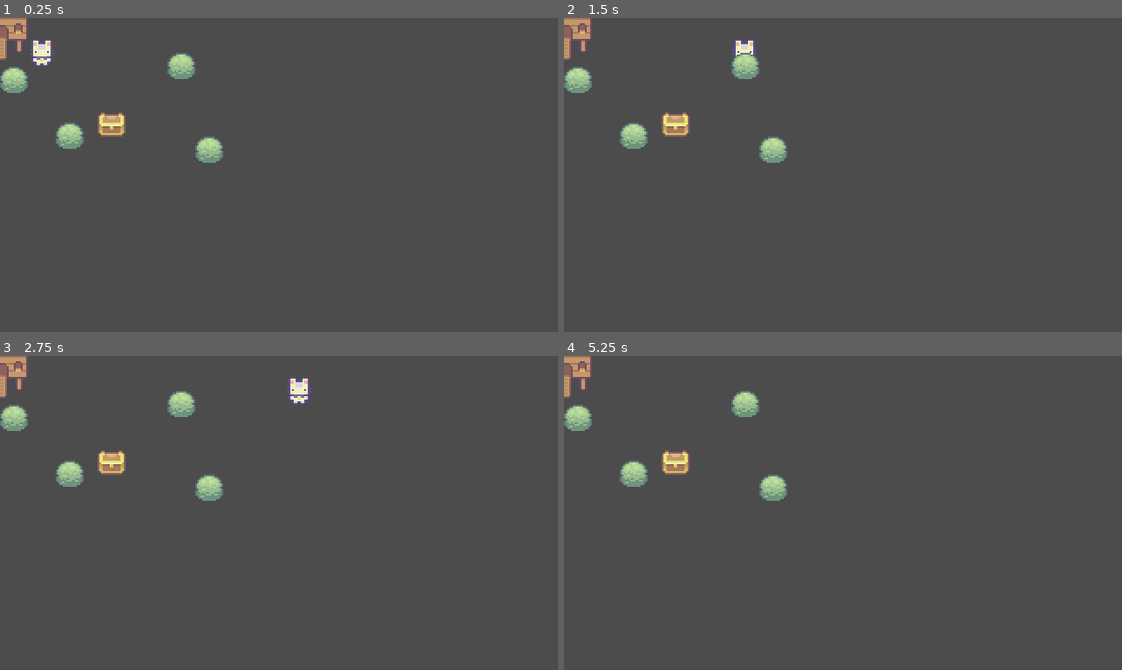
Above: before the commit, frames 1-4 (two rows, left to right).
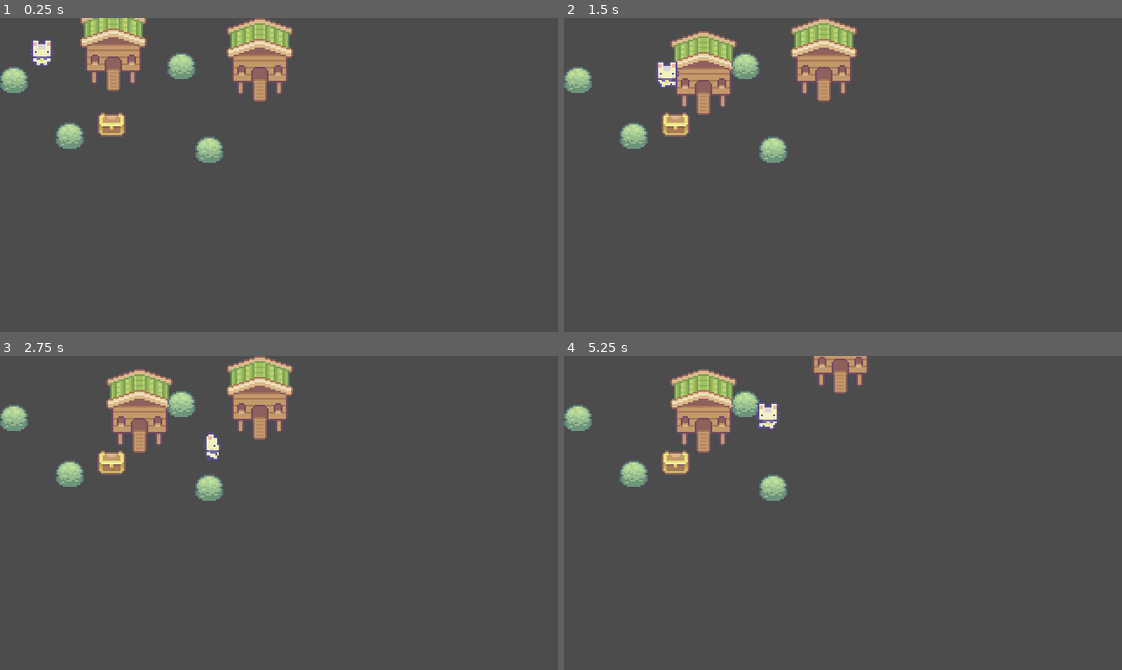
Above: after the commit, the same moments.

Repository: Women-in-Computing-at-RIT/WiC_Projects_RPG
Game: Godot game, scene res://World.tscn
Same seed, same stepped clock (60 frames per second), same inputs: the game is played once before the commit and once after it.
Inputs:
- Up to frame 1 (0.25 s): no input
- Up to frame 2 (1.5 s): tap Enter at 0.5 s; hold Right (ui_right) 0.53-1.28 s; hold Down (ui_down) from 1.28 s (still down)
- Up to frame 3 (2.75 s): release Down (ui_down) at 2.03 s; hold Right (ui_right) from 2.03 s (still down)
- Up to frame 4 (5.25 s): release Right (ui_right) at 2.78 s; hold Up (ui_up) 2.78-3.53 s; hold Left (ui_left) 3.53-5.03 s; tap Space at 4.25 s; tap Enter at 5 s; hold Down (ui_down) from 5.03 s (still down)

The runs differ from the first frame. In frame 1, 4.9% of the frame differs, in the area x 0-53%, y 0-27%; in frame 2, 5.5%; in frame 3, 5.5%, in the area x 0-56%, y 0-34%; in frame 4, 3.9%.

Commit message:
Basic Animations

Diff:
--- /dev/null
+++ b/Box/Chicken_house.gd
@@ -0,0 +1,5 @@
+extends KinematicBody2D
+class_name Moveable
+
+func push(velocity: Vector2) -> void:
+	move_and_slide(velocity, Vector2())
--- /dev/null
+++ b/Box/Chicken_house.tscn
@@ -0,0 +1,17 @@
+[gd_scene load_steps=4 format=2]
+
+[ext_resource path="res://Sprites/Objects/Free_Chicken_House.png" type="Texture" id=1]
+[ext_resource path="res://Box/Chicken_house.gd" type="Script" id=2]
+
+[sub_resource type="RectangleShape2D" id=1]
+extents = Vector2( 16, 10 )
+
+[node name="Chicken_house" type="KinematicBody2D"]
+script = ExtResource( 2 )
+
+[node name="Sprite" type="Sprite" parent="."]
+texture = ExtResource( 1 )
+
+[node name="CollisionShape2D" type="CollisionShape2D" parent="."]
+position = Vector2( 0, 10 )
+shape = SubResource( 1 )
--- a/Player/Player.gd
+++ b/Player/Player.gd
@@ -7,6 +7,11 @@
 # For Blocks
 const PUSH_SPEED = 20
 const BLOCK_MAX_VELOCITY = 50
+
+# For animating the player
+onready var animationPlayer = $AnimationPlayer
+onready var animationTree = $AnimationTree
+onready var animationState = animationTree.get("parameters/playback")
 
 var velocity = Vector2.ZERO
 
@@ -18,8 +23,13 @@
 	input_vector = input_vector.normalized()
 
 	if input_vector != Vector2.ZERO:
+		print(input_vector)
+		animationTree.set("parameters/Idle/blend_position", input_vector)
+		animationTree.set("parameters/Run/blend_position", input_vector)
+		animationState.travel("Run")
 		velocity = velocity.move_toward(input_vector * MAX_SPEED, ACCELERATION * delta) # accounts for frame rate
 	else:
+		animationState.travel("Idle")
 		velocity = velocity.move_toward(Vector2.ZERO, FRICTION * delta) # accounts for frame rate
 
 	if get_slide_count() > 0: # Handle block collisions
@@ -31,6 +41,6 @@
 	# print(velocity.x, velocity.y)
 	if abs(velocity.x) + abs(velocity.y) > BLOCK_MAX_VELOCITY:
 		return
-	var box = get_slide_collision(0).collider as Box
+	var box = get_slide_collision(0).collider as Moveable
 	if box:
 		box.push(PUSH_SPEED * velocity)
--- a/Player/Player.tscn
+++ b/Player/Player.tscn
@@ -1,10 +1,212 @@
-[gd_scene load_steps=4 format=2]
+[gd_scene load_steps=27 format=2]
 
 [ext_resource path="res://Player/Player.gd" type="Script" id=1]
 [ext_resource path="res://Sprites/Characters/Basic Charakter Spritesheet.png" type="Texture" id=2]
 
 [sub_resource type="RectangleShape2D" id=3]
 extents = Vector2( 4, 5 )
+
+[sub_resource type="Animation" id=9]
+resource_name = "Idle Down"
+length = 0.2
+loop = true
+tracks/0/type = "value"
+tracks/0/path = NodePath("Sprite:frame")
+tracks/0/interp = 1
+tracks/0/loop_wrap = true
+tracks/0/imported = false
+tracks/0/enabled = true
+tracks/0/keys = {
+"times": PoolRealArray( 0, 0.1 ),
+"transitions": PoolRealArray( 1, 1 ),
+"update": 1,
+"values": [ 0, 1 ]
+}
+
+[sub_resource type="Animation" id=10]
+resource_name = "Idle Left"
+length = 0.2
+loop = true
+tracks/0/type = "value"
+tracks/0/path = NodePath("Sprite:frame")
+tracks/0/interp = 1
+tracks/0/loop_wrap = true
+tracks/0/imported = false
+tracks/0/enabled = true
+tracks/0/keys = {
+"times": PoolRealArray( 0, 0.1 ),
+"transitions": PoolRealArray( 1, 1 ),
+"update": 1,
+"values": [ 8, 9 ]
+}
+
+[sub_resource type="Animation" id=12]
+resource_name = "Idle Right"
+length = 0.2
+loop = true
+tracks/0/type = "value"
+tracks/0/path = NodePath("Sprite:frame")
+tracks/0/interp = 1
+tracks/0/loop_wrap = true
+tracks/0/imported = false
+tracks/0/enabled = true
+tracks/0/keys = {
+"times": PoolRealArray( 0, 0.1 ),
+"transitions": PoolRealArray( 1, 1 ),
+"update": 1,
+"values": [ 12, 13 ]
+}
+
+[sub_resource type="Animation" id=11]
+resource_name = "Idle Up"
+length = 0.2
+loop = true
+tracks/0/type = "value"
+tracks/0/path = NodePath("Sprite:frame")
+tracks/0/interp = 1
+tracks/0/loop_wrap = true
+tracks/0/imported = false
+tracks/0/enabled = true
+tracks/0/keys = {
+"times": PoolRealArray( 0, 0.1 ),
+"transitions": PoolRealArray( 1, 1 ),
+"update": 1,
+"values": [ 4, 5 ]
+}
+
+[sub_resource type="Animation" id=4]
+length = 0.001
+
+[sub_resource type="Animation" id=5]
+resource_name = "Run Down"
+length = 0.3
+loop = true
+tracks/0/type = "value"
+tracks/0/path = NodePath("Sprite:frame")
+tracks/0/interp = 1
+tracks/0/loop_wrap = true
+tracks/0/imported = false
+tracks/0/enabled = true
+tracks/0/keys = {
+"times": PoolRealArray( 0, 0.1, 0.2 ),
+"transitions": PoolRealArray( 1, 1, 1 ),
+"update": 1,
+"values": [ 2, 3, 0 ]
+}
+
+[sub_resource type="Animation" id=7]
+resource_name = "Run Left"
+length = 0.3
+loop = true
+tracks/0/type = "value"
+tracks/0/path = NodePath("Sprite:frame")
+tracks/0/interp = 1
+tracks/0/loop_wrap = true
+tracks/0/imported = false
+tracks/0/enabled = true
+tracks/0/keys = {
+"times": PoolRealArray( 0, 0.1, 0.2 ),
+"transitions": PoolRealArray( 1, 1, 1 ),
+"update": 1,
+"values": [ 10, 11, 8 ]
+}
+
+[sub_resource type="Animation" id=6]
+resource_name = "Run Right"
+length = 0.3
+loop = true
+tracks/0/type = "value"
+tracks/0/path = NodePath("Sprite:frame")
+tracks/0/interp = 1
+tracks/0/loop_wrap = true
+tracks/0/imported = false
+tracks/0/enabled = true
+tracks/0/keys = {
+"times": PoolRealArray( 0, 0.1, 0.2 ),
+"transitions": PoolRealArray( 1, 1, 1 ),
+"update": 1,
+"values": [ 14, 15, 12 ]
+}
+
+[sub_resource type="Animation" id=8]
+resource_name = "Run Up"
+length = 0.3
+loop = true
+tracks/0/type = "value"
+tracks/0/path = NodePath("Sprite:frame")
+tracks/0/interp = 1
+tracks/0/loop_wrap = true
+tracks/0/imported = false
+tracks/0/enabled = true
+tracks/0/keys = {
+"times": PoolRealArray( 0, 0.1, 0.2 ),
+"transitions": PoolRealArray( 1, 1, 1 ),
+"update": 1,
+"values": [ 6, 7, 4 ]
+}
+
+[sub_resource type="AnimationNodeAnimation" id=13]
+animation = "Idle Left"
+
+[sub_resource type="AnimationNodeAnimation" id=14]
+animation = "Idle Down"
+
+[sub_resource type="AnimationNodeAnimation" id=15]
+animation = "Idle Right"
+
+[sub_resource type="AnimationNodeAnimation" id=16]
+animation = "Idle Up"
+
+[sub_resource type="AnimationNodeBlendSpace2D" id=17]
+blend_point_0/node = SubResource( 13 )
+blend_point_0/pos = Vector2( -1, 0 )
+blend_point_1/node = SubResource( 14 )
+blend_point_1/pos = Vector2( 0, 1.1 )
+blend_point_2/node = SubResource( 15 )
+blend_point_2/pos = Vector2( 1, 0 )
+blend_point_3/node = SubResource( 16 )
+blend_point_3/pos = Vector2( 0, -1.1 )
+min_space = Vector2( -1, -1.1 )
+max_space = Vector2( 1, 1.1 )
+blend_mode = 1
+
+[sub_resource type="AnimationNodeAnimation" id=22]
+animation = "Run Left"
+
+[sub_resource type="AnimationNodeAnimation" id=23]
+animation = "Run Down"
+
+[sub_resource type="AnimationNodeAnimation" id=24]
+animation = "Run Right"
+
+[sub_resource type="AnimationNodeAnimation" id=25]
+animation = "Run Up"
+
+[sub_resource type="AnimationNodeBlendSpace2D" id=21]
+blend_point_0/node = SubResource( 22 )
+blend_point_0/pos = Vector2( -1, 0 )
+blend_point_1/node = SubResource( 23 )
+blend_point_1/pos = Vector2( 0, 1 )
+blend_point_2/node = SubResource( 24 )
+blend_point_2/pos = Vector2( 1, 0 )
+blend_point_3/node = SubResource( 25 )
+blend_point_3/pos = Vector2( 0, -1.1 )
+min_space = Vector2( -1, -1.1 )
+max_space = Vector2( 1, 1.1 )
+
+[sub_resource type="AnimationNodeStateMachineTransition" id=26]
+
+[sub_resource type="AnimationNodeStateMachineTransition" id=27]
+
+[sub_resource type="AnimationNodeStateMachine" id=18]
+states/Idle/node = SubResource( 17 )
+states/Idle/position = Vector2( 237, 55 )
+states/Run/node = SubResource( 21 )
+states/Run/position = Vector2( 382, 55 )
+transitions = [ "Idle", "Run", SubResource( 26 ), "Run", "Idle", SubResource( 27 ) ]
+start_node = "Idle"
+
+[sub_resource type="AnimationNodeStateMachinePlayback" id=19]
 
 [node name="Player" type="KinematicBody2D"]
 script = ExtResource( 1 )
@@ -14,7 +216,27 @@
 texture = ExtResource( 2 )
 hframes = 4
 vframes = 4
+frame = 8
 
 [node name="CollisionShape2D" type="CollisionShape2D" parent="."]
 rotation = -1.5708
 shape = SubResource( 3 )
+
+[node name="AnimationPlayer" type="AnimationPlayer" parent="."]
+"anims/Idle Down" = SubResource( 9 )
+"anims/Idle Left" = SubResource( 10 )
+"anims/Idle Right" = SubResource( 12 )
+"anims/Idle Up" = SubResource( 11 )
+anims/RESET = SubResource( 4 )
+"anims/Run Down" = SubResource( 5 )
+"anims/Run Left" = SubResource( 7 )
+"anims/Run Right" = SubResource( 6 )
+"anims/Run Up" = SubResource( 8 )
+
+[node name="AnimationTree" type="AnimationTree" parent="."]
+tree_root = SubResource( 18 )
+anim_player = NodePath("../AnimationPlayer")
+active = true
+parameters/playback = SubResource( 19 )
+parameters/Idle/blend_position = Vector2( -0.331023, 0.586207 )
+parameters/Run/blend_position = Vector2( 0, 0 )
--- a/World.tscn
+++ b/World.tscn
@@ -1,12 +1,9 @@
-[gd_scene load_steps=6 format=2]
+[gd_scene load_steps=5 format=2]
 
 [ext_resource path="res://Player/Player.tscn" type="PackedScene" id=1]
 [ext_resource path="res://Bush/Bush.tscn" type="PackedScene" id=2]
 [ext_resource path="res://Box/Box.tscn" type="PackedScene" id=3]
-[ext_resource path="res://Sprites/Objects/Free_Chicken_House.png" type="Texture" id=4]
-
-[sub_resource type="RectangleShape2D" id=1]
-extents = Vector2( 16, 10 )
+[ext_resource path="res://Box/Chicken_house.tscn" type="PackedScene" id=4]
 
 [node name="World" type="YSort"]
 
@@ -28,11 +25,8 @@
 [node name="Box" parent="." instance=ExtResource( 3 )]
 position = Vector2( 64, 64 )
 
-[node name="Chicken_house" type="StaticBody2D" parent="."]
+[node name="Chicken_house" parent="." instance=ExtResource( 4 )]
+position = Vector2( 149, 24 )
 
-[node name="Sprite" type="Sprite" parent="Chicken_house"]
-texture = ExtResource( 4 )
-
-[node name="CollisionShape2D" type="CollisionShape2D" parent="Chicken_house"]
-position = Vector2( 0, 10 )
-shape = SubResource( 1 )
+[node name="Chicken_house2" parent="." instance=ExtResource( 4 )]
+position = Vector2( 65, 18 )
--- a/project.godot
+++ b/project.godot
@@ -13,9 +13,15 @@
 "class": "Box",
 "language": "GDScript",
 "path": "res://Box/Box.gd"
+}, {
+"base": "KinematicBody2D",
+"class": "Moveable",
+"language": "GDScript",
+"path": "res://Box/Chicken_house.gd"
 } ]
 _global_script_class_icons={
-"Box": ""
+"Box": "",
+"Moveable": ""
 }
 
 [application]
